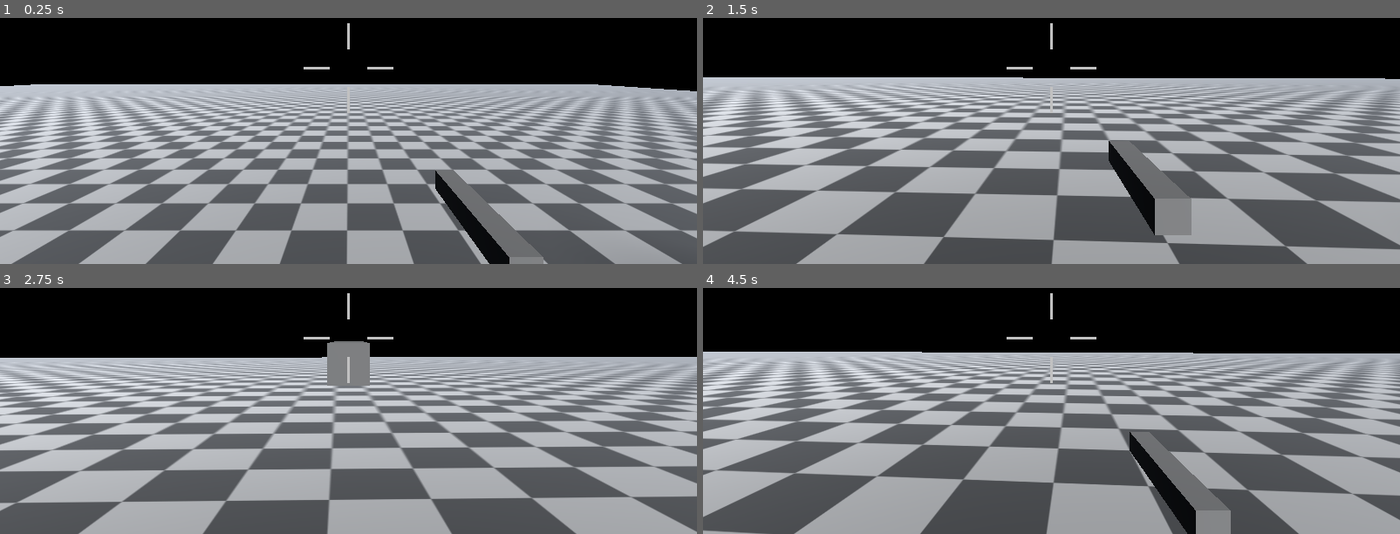
Above: before the commit, frames 1-4 (two rows, left to right).
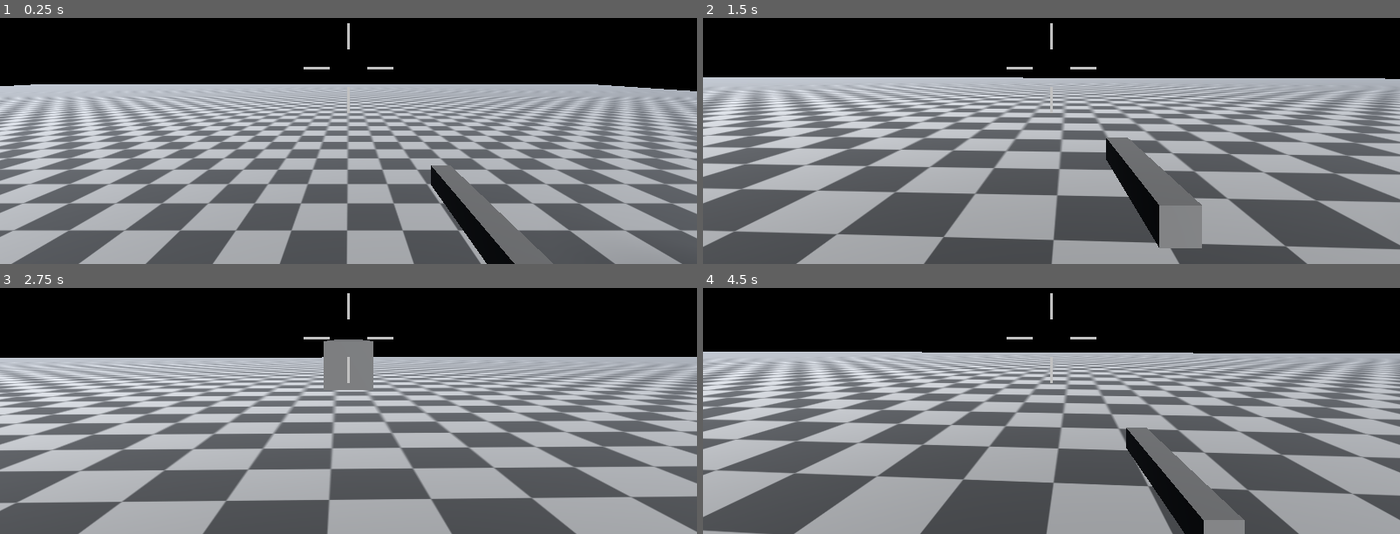
Above: after the commit, the same moments.

Repository: Octopodes-Nuts/FracturedExodus
Game: Godot game, scene res://environment/maps/test_map/TestMap.tscn
Same seed, same stepped clock (60 frames per second), same inputs: the game is played once before the commit and once after it.
Inputs (mouse positions are in pixels of both pictures, inside the frame that each line leads up to):
- Up to frame 1 (0.25 s): no input
- Up to frame 2 (1.5 s): move the mouse to (1086, 67) at 0.52 s; hold Right mouse button (ads) 0.53-1.28 s; hold W (move_forward) from 0.53 s (still down); click (1086, 67) at 0.67 s; tap Space (jump) at 0.77 s; move the mouse to (1016, 69) at 1.27 s; right-click (1016, 69) at 1.35 s
- Up to frame 3 (2.75 s): keep holding W (move_forward); tap Space (jump) at 1.52 s; move the mouse to (362, 332) at 2.02 s; hold Right mouse button (ads) from 2.03 s (still down); tap Ctrl (crouch) at 2.1 s
- Up to frame 4 (4.5 s): keep holding W (move_forward); move the mouse to (1044, 344) at 2.77 s; release Right mouse button (ads) at 2.78 s; click (1044, 344) at 2.85 s; tap Space (jump) at 3.02, 3.77 s; right-click (1044, 344) at 3.05 s; move the mouse to (1100, 342) at 3.52 s; hold Right mouse button (ads) 3.53-4.28 s; tap 4 (heal) at 3.6 s; tap R (reload) at 4.15 s; move the mouse to (995, 332) at 4.27 s; tap E (interact) at 4.35 s

The runs differ from the first frame. In frame 1, 0.3% of the frame differs, in the area x 61-80%, y 59-100%; in frame 2, 1.0%, in the area x 57-72%, y 48-94%; in frame 3, 0.3%; in frame 4, 0.8%.

Commit message:
fix weapon scaling

Diff:
--- a/src/behavior/player/weapons/guns/default_gun/DefaultGun.tscn
+++ b/src/behavior/player/weapons/guns/default_gun/DefaultGun.tscn
@@ -3,7 +3,7 @@
 [ext_resource type="Script" path="res://behavior/player/weapons/guns/default_gun/DefaultGun.gd" id="1"]
 
 [sub_resource type="BoxShape3D" id="1"]
-size = Vector3(0.1, 0.1, 0.7)
+size = Vector3(0.11, 0.11, 0.807)
 
 [sub_resource type="BoxMesh" id="2"]
 
@@ -22,7 +22,7 @@
 disabled = true
 
 [node name="mesh" type="MeshInstance3D" parent="."]
-transform = Transform3D(0.1, 0, 0, 0, 0.1, 0, 0, 0, 0.7, 0, 0, 0)
+transform = Transform3D(0.11, 0, 0, 0, 0.11, 0, 0, 0, 0.807, 0, 0, 0)
 mesh = SubResource("2")
 
 [node name="muzzle_end" type="Node3D" parent="."]
--- a/src/behavior/player/weapons/guns/default_pistol/DefaultPistol.tscn
+++ b/src/behavior/player/weapons/guns/default_pistol/DefaultPistol.tscn
@@ -1,15 +1,22 @@
-[gd_scene load_steps=3 format=3 uid="uid://df0acnq5uxhdc"]
+[gd_scene load_steps=4 format=3 uid="uid://df0acnq5uxhdc"]
 
 [ext_resource type="Script" path="res://behavior/player/weapons/guns/default_pistol/DefaultPistol.gd" id="1"]
 
 [sub_resource type="BoxShape3D" id="BoxShape3D_ilpyw"]
+size = Vector3(0.1, 0.1, 0.5)
+
+[sub_resource type="BoxMesh" id="BoxMesh_24n8k"]
+size = Vector3(0.1, 0.1, 0.5)
 
 [node name="default_pistol" type="StaticBody3D"]
 script = ExtResource("1")
+default_position = Vector3(0.522, -0.066, -1.167)
+ads_position = Vector3(0, 0.481, -1.344)
 
 [node name="collision" type="CollisionShape3D" parent="."]
 shape = SubResource("BoxShape3D_ilpyw")
 disabled = true
 
 [node name="mesh" type="MeshInstance3D" parent="."]
+mesh = SubResource("BoxMesh_24n8k")
 skeleton = NodePath("../collision")
